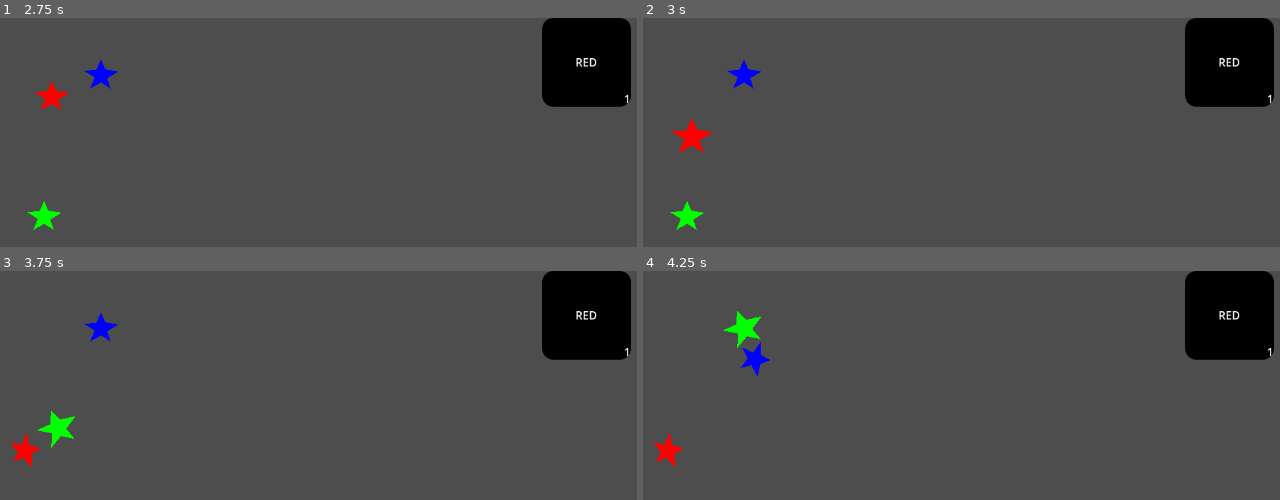
Above: before the commit, frames 1-4 (two rows, left to right).
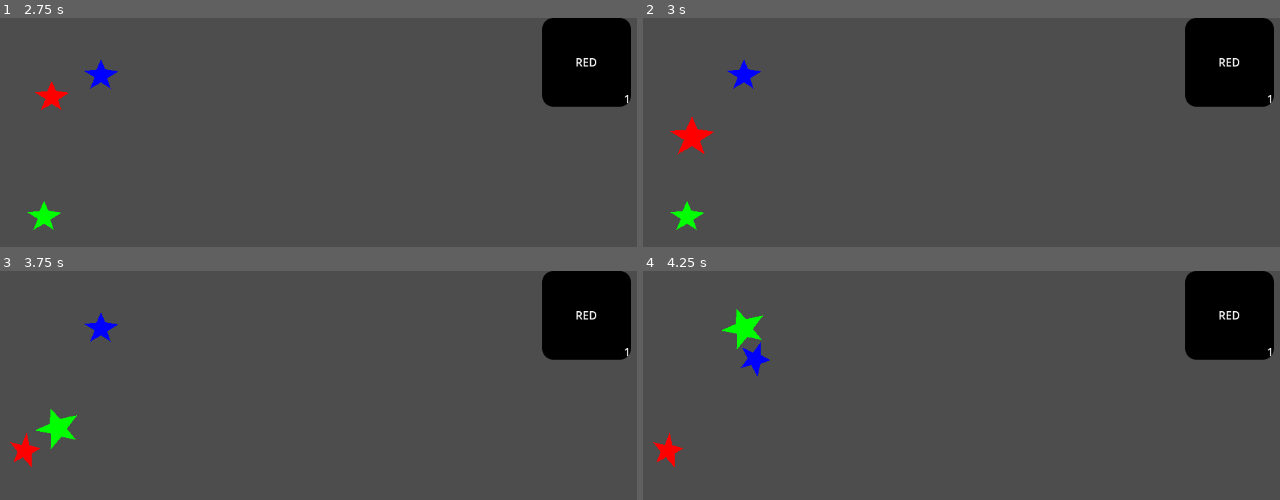
Above: after the commit, the same moments.

Repository: beyondchan28/CollectingStars
Game: Godot game, scene res://Scenes/game.tscn
Same seed, same stepped clock (60 frames per second), same inputs: the game is played once before the commit and once after it. The engine's default icon, where the game draws it, is replaced by a stand-in: a white triangle on a blue panel in a dark square.
Inputs (mouse positions are in pixels of both pictures, inside the frame that each line leads up to):
- Up to frame 1 (2.75 s): click "RED" at 0.5 s; click "RED" at 1.25 s; click "RED" at 2 s
- Up to frame 2 (3 s): tap Enter at 2.75 s; drag from (693, 95) to (687, 217) at 2.77 s
- Up to frame 3 (3.75 s): drag from (38, 477) to (101, 328) at 3.52 s
- Up to frame 4 (4.25 s): no input

Frame 1 is identical in both runs. In frame 2, 0.1% of the frame differs, in the area x 4-12%, y 43-60%; in frame 3, 0.1%, in the area x 5-13%, y 60-78%; in frame 4, 0.1%.

Commit message:
adding useful comments

Diff:
--- a/Scripts/mouse_state.gd
+++ b/Scripts/mouse_state.gd
@@ -1,4 +1,6 @@
 extends Node2D
+
+# NOTE: This script is global
 
 var _is_drag := false
 var _holded_star: Star = null
@@ -27,7 +29,7 @@
 	_holded_star = s
 
 func get_holded_star() -> Star:
-	assert(is_holding(), "Currently not holding a star")
+	assert(is_holding(), "Currently not holding a star") # make sure to not returning null
 	return _holded_star
 
 func is_drag() -> bool:
--- a/Scripts/star.gd
+++ b/Scripts/star.gd
@@ -1,5 +1,4 @@
 class_name Star extends RigidBody2D
-
 
 const LAUNCH_POWER := 500.0
 
@@ -21,12 +20,13 @@
 	$PickArea.input_event.connect(_on_star_clicked)
 	$PickArea.mouse_entered.connect(_on_star_mouse_entered)
 	$PickArea.mouse_exited.connect(_on_star_mouse_exited)
-	#freeze_physics(true)
 
+# toggle the physics state, so its more performant and prevent unintented behavior
 func freeze_physics(b: bool) -> void:
 	self.sleeping = b
 	self.freeze = b
 
+# picking the star via PickArea (Area2D)
 func _on_star_clicked(_viewport, event: InputEvent, _shape_idx) -> void:
 	if event is InputEventMouseButton and event.button_index == MOUSE_BUTTON_LEFT:
 		if event.is_pressed():
@@ -35,7 +35,7 @@
 
 func _on_star_mouse_entered() -> void:
 	var tween = create_tween()
-	tween.tween_property($Display, "scale", Vector2(1.2, 1.2), 0.2)
+	tween.tween_property($Display, "scale", Vector2(1.3, 1.3), 0.2)
 
 func _on_star_mouse_exited() -> void:
 	var tween = create_tween()
@@ -49,4 +49,6 @@
 func launch() -> void:
 	self.apply_impulse(Vector2.LEFT * LAUNCH_POWER) # launch projectile
 	await get_tree().create_timer(0.3).timeout
-	self.apply_impulse(Vector2.RIGHT * (LAUNCH_POWER - 10.0)) # cancel out the launch impulse after 0.3 secs
+	# cancel out the launch impulse after 0.3 secs
+	# NOTE: reduce launch power a bit, so star moving a bit to the left
+	self.apply_impulse(Vector2.RIGHT * (LAUNCH_POWER - 20.0))
--- a/Scripts/star_button.gd
+++ b/Scripts/star_button.gd
@@ -1,5 +1,4 @@
 class_name StarButton extends TextureButton
-
 
 @onready var _stars_parent: Node2D = $"../../../../StarsParent"
 
@@ -9,7 +8,6 @@
 const _star := preload("res://Scenes/star.tscn")
 
 func _ready() -> void:
-	self.pivot_offset = self.size/2.0
 	_set_label()
 	$AmountLabel.text = str(_star_amount)
 	self.pressed.connect(_on_pressed)
--- a/Scripts/star_inventory.gd
+++ b/Scripts/star_inventory.gd
@@ -7,15 +7,19 @@
 func _stored_star() -> void:
 	var _all_star_btn := _star_container.get_children()
 	var _star := MouseState.get_holded_star()
+	# if no star store, then just create a new btn
 	if _all_star_btn.size() == 0:
 		_add_new_star_button(_star)
 		_star.queue_free()
 	else:
+		# looking through all button
 		for _btn: StarButton in _all_star_btn:
+			# if btn and star match type, then just increase amount
 			if _btn.get_star_type() == _star.get_type():
 				_btn.increase_star_amount()
 				_star.queue_free()
 				return
+		# if no type match, then create a new btn
 		_add_new_star_button(_star)
 		_star.queue_free()
 
